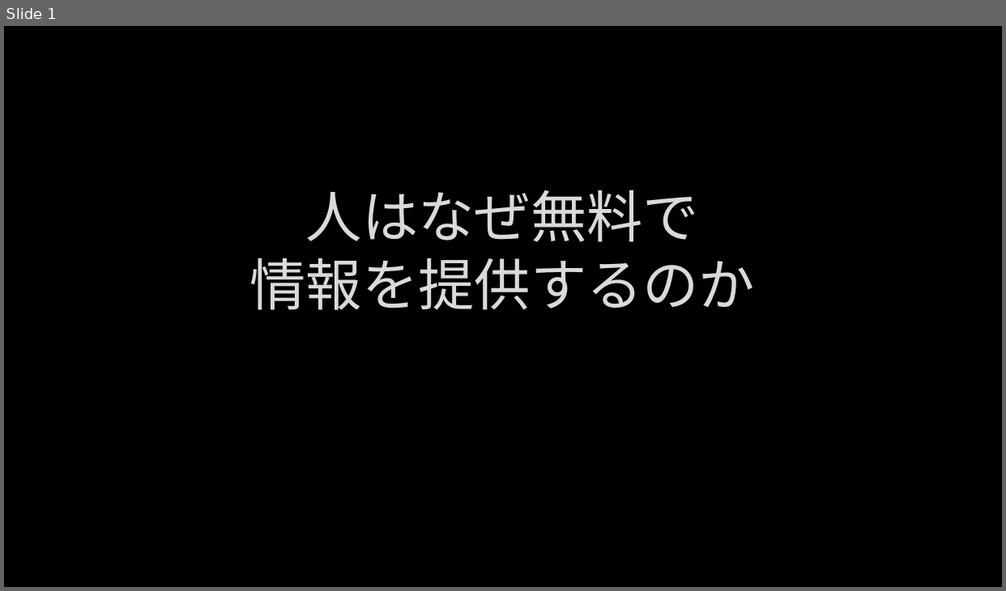
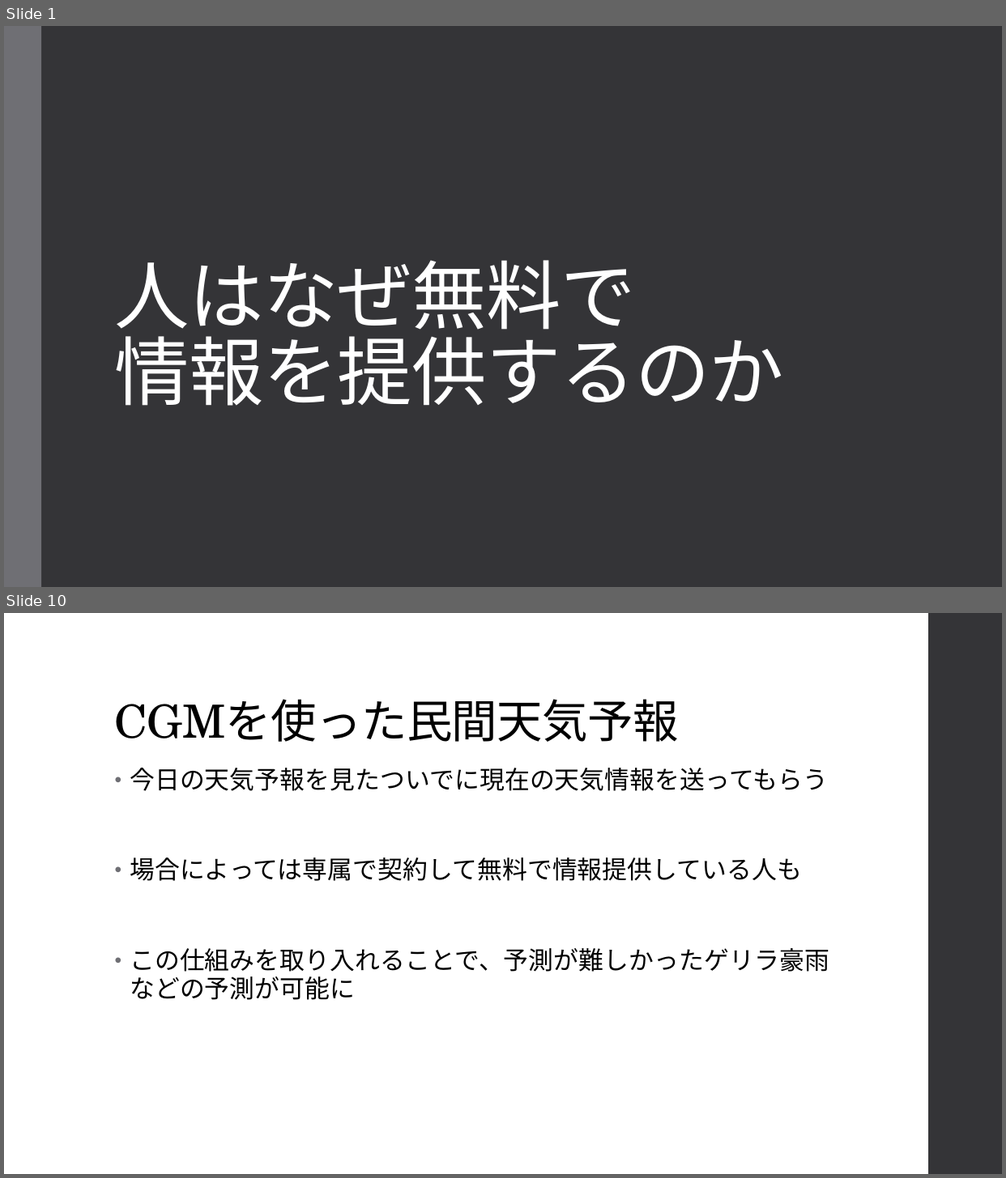
Before and after one commit to TamuEx/business, a slide deck: business_document/人はなぜ無料で情報を提供するのか.pptx. Shown one above the other, each under a label of ours: slide 1 before the commit, slides 1 and 10 after it; the slides between them are not shown. The pictures are 1006x591 and 1006x1178 pixels, drawn with LibreOffice and Linux fonts; fonts in the diff are those of the drawing; background and template pictures are left out. Boxes give left, top, right and bottom in pixels: in the first picture for what was removed or moved away, otherwise in the second. Text is boxed around its words. In the diff, an @@ line names an element or a change of style, - is before the commit and + after.

```diff
--- a/business_document/人はなぜ無料で情報を提供するのか.pptx
+++ b/business_document/人はなぜ無料で情報を提供するのか.pptx
@@ slide 10 added at [4,613,1002,1174], background #FFFFFF @@
@@ rectangle added at [928,613,1002,1174], fill #353537 @@
@@ title added at [115,699,679,742], 44 pt, text #000000 @@
+CGMを使った民間天気予報
@@ text added at [130,768,829,1000], 24 pt, text #000000 @@
+• 今日の天気予報を見たついでに現在の天気情報を送ってもらう
+• 場合によっては専属で契約して無料で情報提供している人も
+• この仕組みを取り入れることで、予測が難しかったゲリラ豪雨などの予測が可能に
@@ slide 1 changed as well @@
@@ background picture (left out) to #353537 @@
@@ rectangle added at [4,26,41,587], fill #6F6F74 @@
@@ title "人はなぜ無料で 情報を提供するのか": place and size @@
-title "人はなぜ無料で 情報を提供するのか" at [250,190,756,310]
+title "人はなぜ無料で 情報を提供するのか" at [115,260,784,406]
@@ title "人はなぜ無料で 情報を提供するのか" at [115,260,784,406]: size 54 to 72 pt, font Lato to TeX Gyre Schola, text colour #DADADA to #FFFFFF, letter spacing 0 to -0.5 pt, letter outline #404040 0.75 pt to none; alignment centre to left; line spacing 1 to 0.85 @@
```
Also in this commit, not shown: 10 other slides added.
